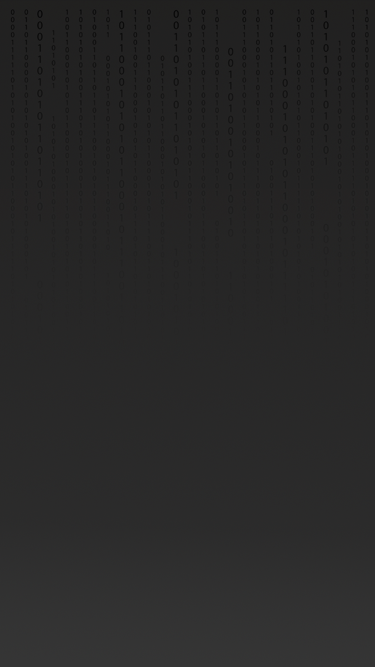
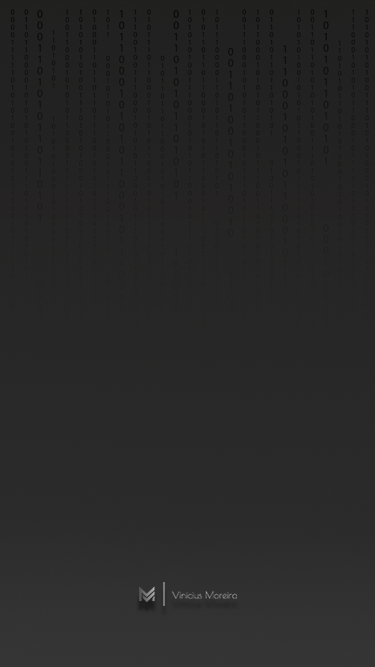
Comparing the layer stacks of the two 375x667 images. Changes:
added group "LOGO" with 1 layers in group "Prancheta 1" over [139, 582, 237, 606]
added layer "LOGO-VINICIUS2" in group "LOGO" over [139, 582, 237, 606]
painted on "Retângulo 1" over [136, 582, 239, 616]
